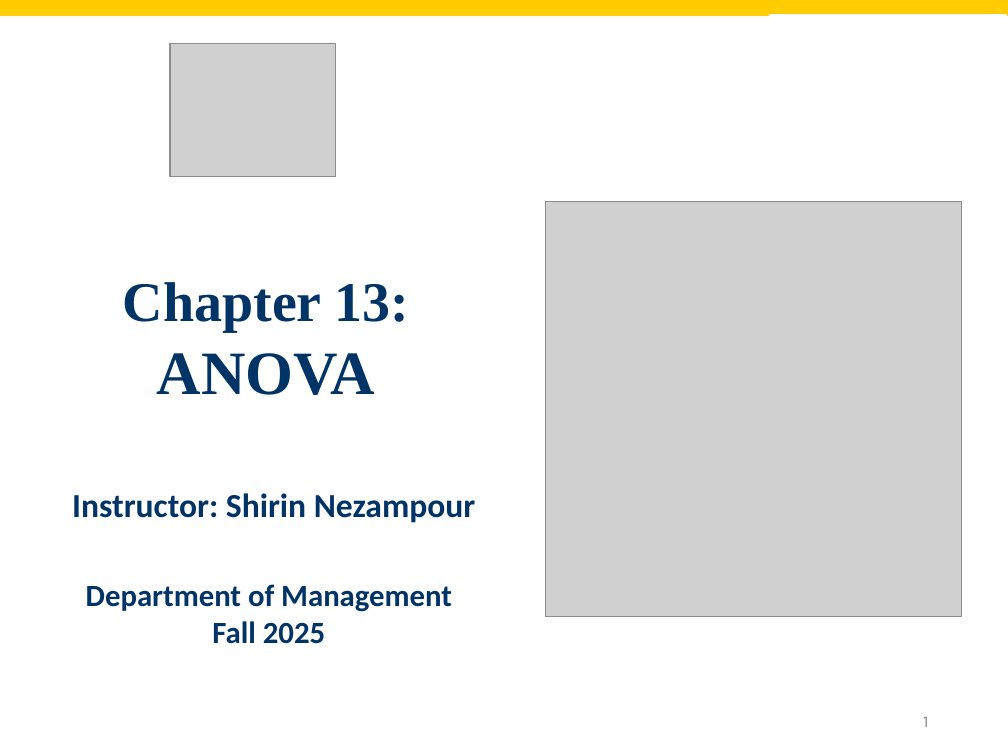
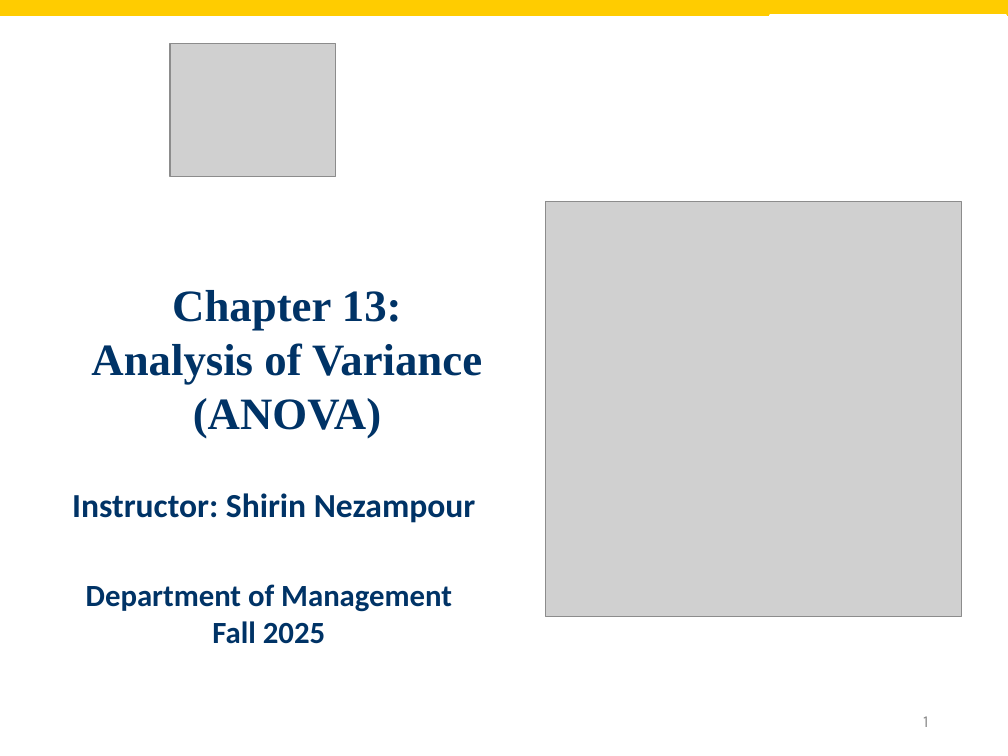
Before and after one commit to shnezam/BUAD1560, a slide deck: slide 1 of slides/pdf/Chapt13.pptx. Drawn at 1008x756 pixels with LibreOffice and Linux fonts; fonts in the diff are those of the drawing; grey boxes stand for pictures; background and template pictures are left out. Boxes give left, top, right and bottom in pixels: in the first picture for what was removed or moved away, otherwise in the second. Text is boxed around its words. In the diff, an @@ line names an element or a change of style, - is before the commit and + after.

```diff
--- a/slides/pdf/Chapt13.pptx
+++ b/slides/pdf/Chapt13.pptx
@@ text "Chapter 13:": place and size @@
-text "Chapter 13:" at [123, 282, 410, 395]
+text "Chapter 13:" at [91, 290, 482, 438]
@@ text at [172, 290, 402, 331]: size 40 to 32 pt in "Chapter 13:" @@
@@ text at [91, 343, 482, 438]: text changed; size 44 to 32 pt @@
-ANOVA
+Analysis of Variance
+(ANOVA)
```
Also in this commit, not shown: 2 other slides changed, 2 slides added, 2 slides removed, 28 other files.
